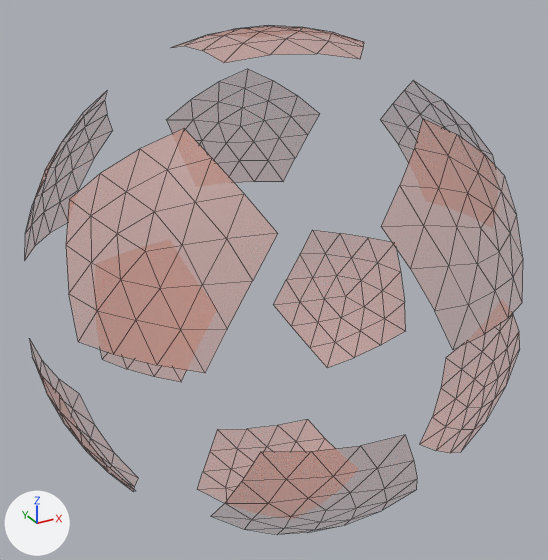
An edit to the FBX model Assets/_project/arts/Props/Shield.fbx, drawn before and after from the same camera.
Before and after are seen from a camera (50 mm lens) standing at (-6.43, -11.65, 5.83) and looking at (-0.01, 0.01, 0.0). Arrows for +X, +Y and +Z are at lower left; the lights stay in place. Mesh edges are drawn as thin lines. Where no turn or scale is listed for an object, it has been applied to the vertices.
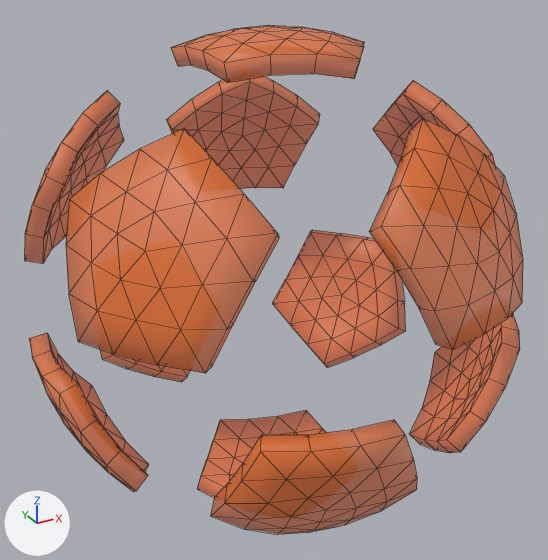
Commit message: New shield

Where the change shows, as pixel boxes (x1, y1, x2, y2) in the pictures (548 x 560 px):
'Icosphere', surface changed, reshaped: (25, 26, 523, 534) in both
part 1 of me_icosphere, added (orange): after (25, 46, 520, 516)

What changed in the scene script:
```text
Change mat_material_001:
    mat_material_001.alpha: 0.3 -> 0.667
Change me_icosphere:
    used by ob_icosphere; location = (0.0, 0.0, 0.0)
    remove me_icosphere.from_pydata(...)  # 372 vertices, 540 faces; spans x -4.55..4.55, y -4.56..4.56, z -4.61..4.61
    add me_icosphere.from_pydata(...)  # 744 vertices, 1260 faces; spans x -4.55..4.55, y -4.56..4.56, z -4.61..4.61
    me_icosphere part 1: 372 vertices added at x -4.24..4.24, y -4.24..4.24, z -4.29..4.29
```
